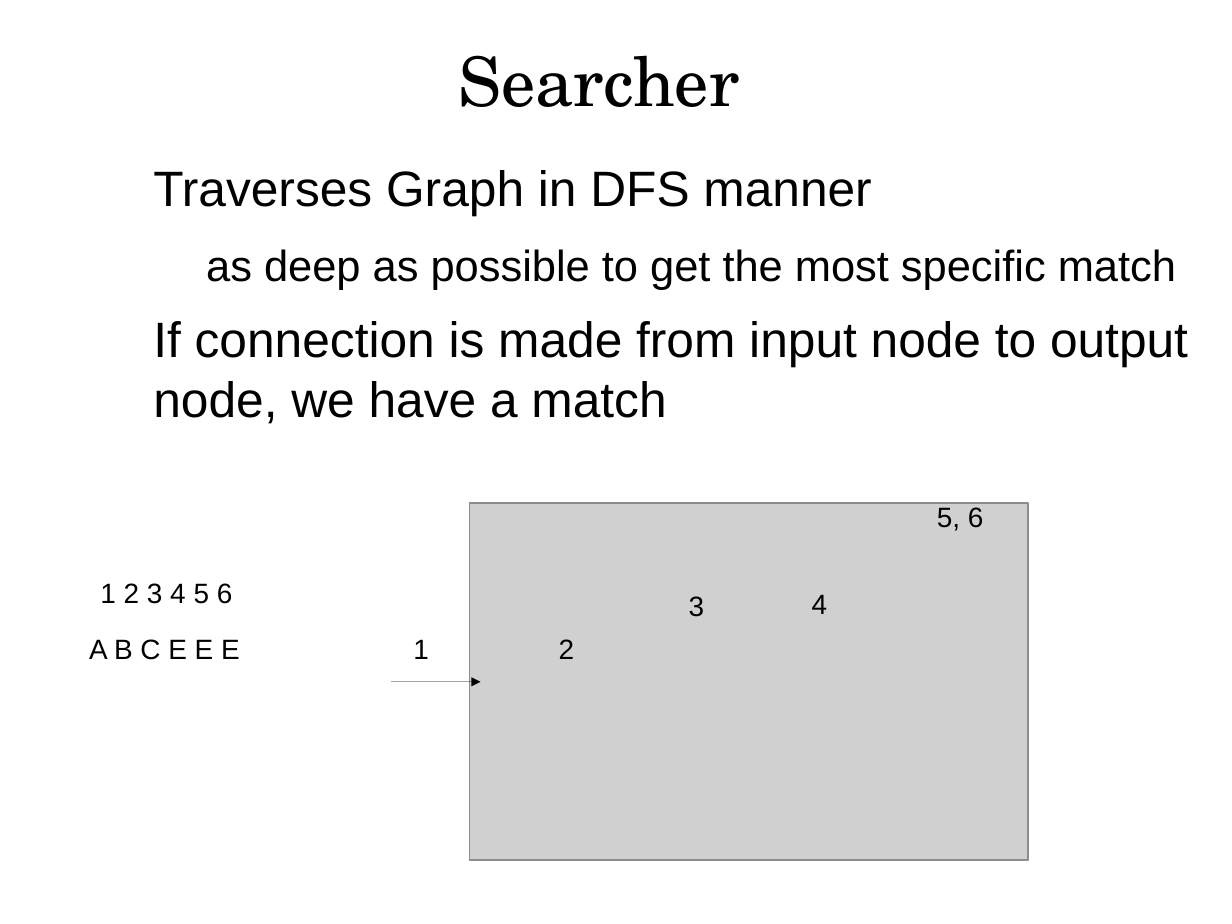
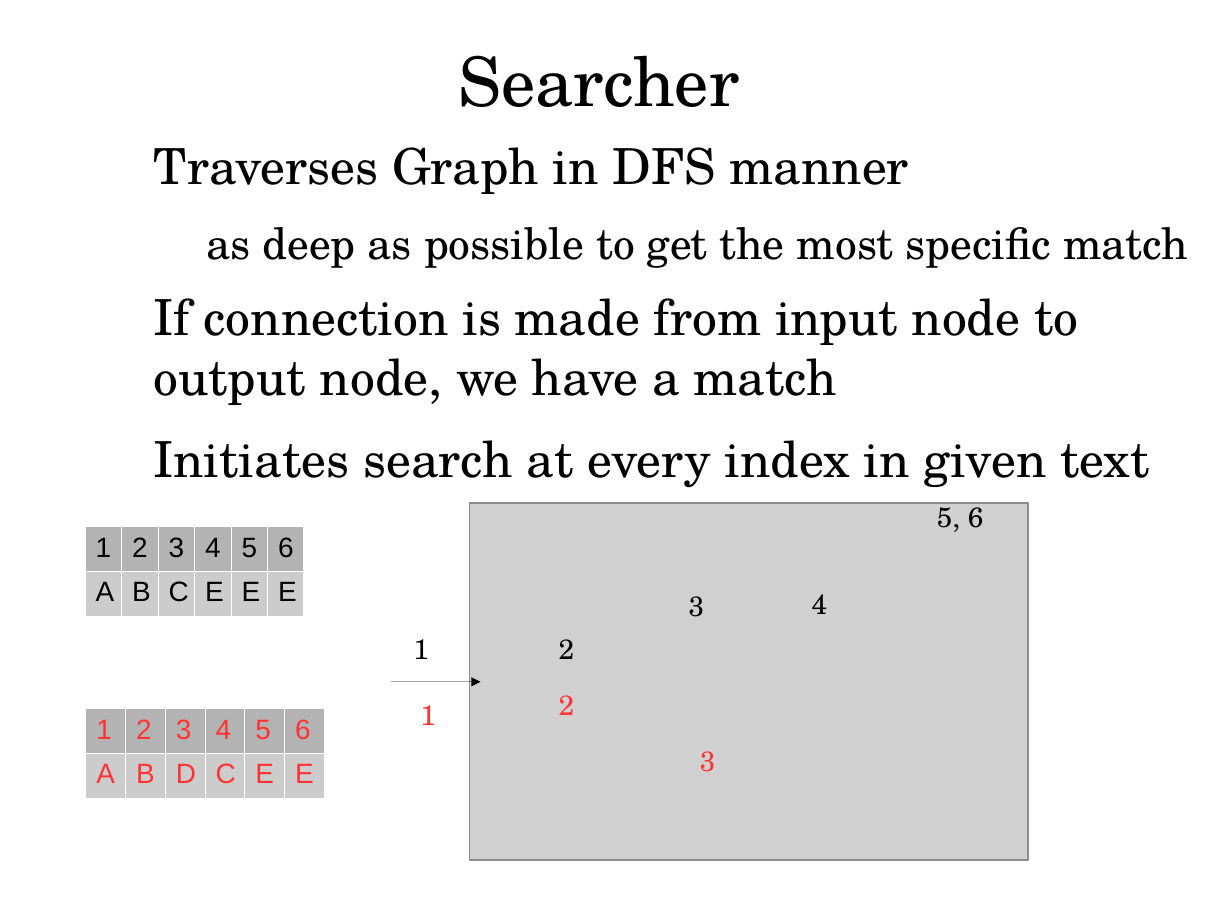
Before and after one commit to george-miller/regex, a slide deck: slide 6 of documents/presentation.odp. Drawn at 1232x924 pixels with LibreOffice and Linux fonts; fonts in the diff are those of the drawing; grey boxes stand for pictures. Boxes give left, top, right and bottom in pixels: in the first picture for what was removed or moved away, otherwise in the second. Text is boxed around its words. In the diff, an @@ line names an element or a change of style, - is before the commit and + after.

```diff
--- a/documents/presentation.odp
+++ b/documents/presentation.odp
@@ text "Traverses Graph in DFS manner": place and size @@
-text "Traverses Graph in DFS manner" at <box>153,170,1188,424</box>
+text "Traverses Graph in DFS manner" at <box>153,147,1188,488</box>
@@ text at <box>153,147,1188,405</box>: font Arial to TeX Gyre Schola in "Traverses Graph in DFS manner", "as deep as possible to get the ...", "If connection is made from input node ..." @@
@@ text at <box>153,440,1149,488</box>: paragraph added @@
+Initiates search at every index in given text
@@ table added at <box>85,527,306,612</box>, 2 rows, 6 columns @@
+1 | 2 | 3 | 4 | 5 | 6
+A | B | C | E | E | E
@@ text removed at <box>100,583,233,604</box> @@
-1 2 3 4 5 6
@@ font Arial to TeX Gyre Schola in 5 elements at <box>937,500,984,532</box>, <box>413,639,429,659</box>, <box>559,639,575,659</box>, <box>689,596,705,617</box>, <box>812,594,828,614</box> @@
@@ text removed at <box>89,639,240,660</box> @@
-A B C E E E
@@ table added at <box>85,709,326,795</box>, 2 rows, 6 columns @@
+1 | 2 | 3 | 4 | 5 | 6
+A | B | D | C | E | E
@@ text added at <box>420,705,436,725</box>, 18 pt, text #FF3333 @@
+1
@@ text added at <box>559,695,575,715</box>, 18 pt, text #FF3333 @@
+2
@@ text added at <box>700,751,716,772</box>, 18 pt, text #FF3333 @@
+3
```
Also in this commit, not shown: 2 other slides changed, 1 other file.
